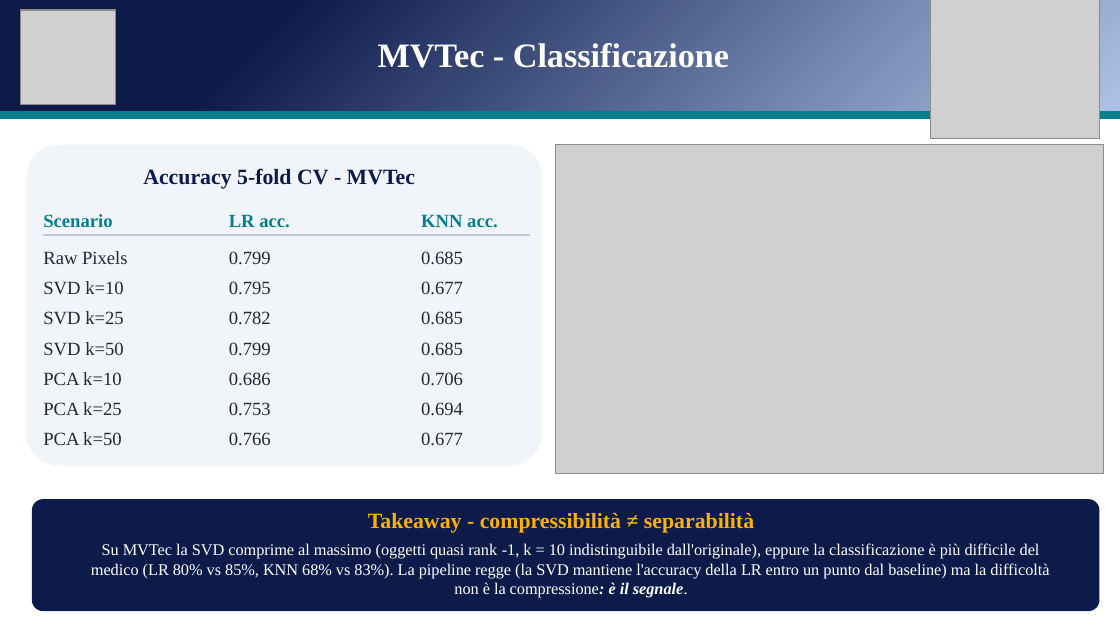
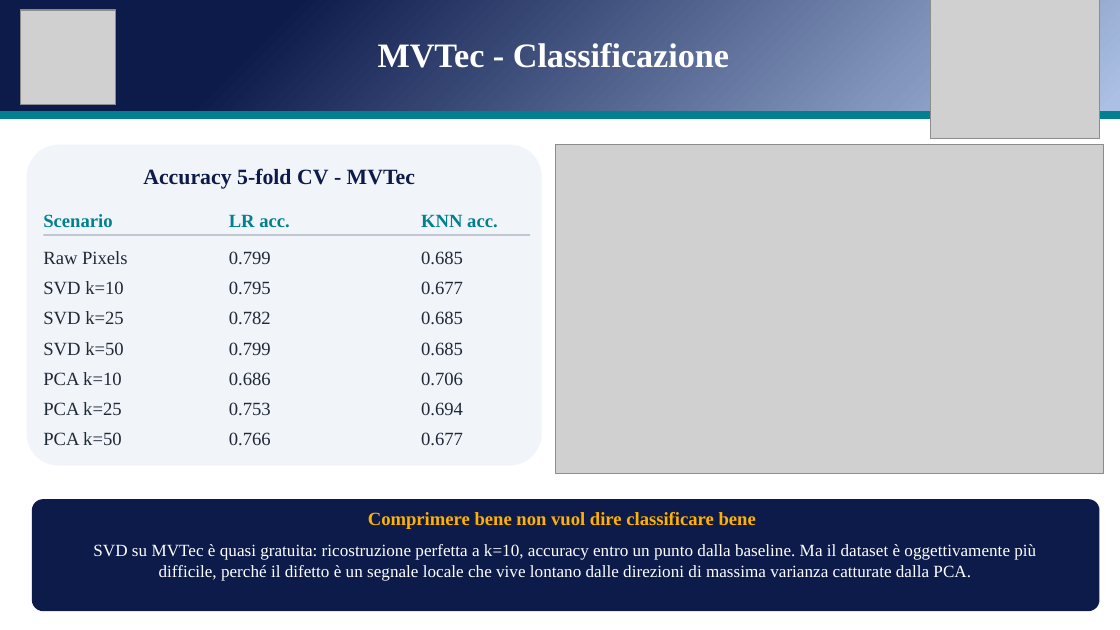
Before and after one commit to andreapatruno1/Image-Compression-and-Analysis, a slide deck: slide 20 of docs/SVD e PCA per l'analisi di immagini mediche.pptx. Drawn at 1120x630 pixels with LibreOffice and Linux fonts; fonts in the diff are those of the drawing; grey boxes stand for pictures. Boxes give left, top, right and bottom in pixels: in the first picture for what was removed or moved away, otherwise in the second. Text is boxed around its words. In the diff, an @@ line names an element or a change of style, - is before the commit and + after.

```diff
--- a/docs/SVD e PCA per l'analisi di immagini mediche.pptx
+++ b/docs/SVD e PCA per l'analisi di immagini mediche.pptx
@@ text at <box>368,512,756,529</box>: text changed; size 14 to 12 pt @@
-Takeaway - compressibilità ≠ separabilità
+Comprimere bene non vuol dire classificare bene
@@ text at <box>93,544,1036,581</box>: text changed; size 10.5 to 11 pt @@
-Su MVTec la SVD comprime al massimo (oggetti quasi rank -1, k = 10 indistinguibile dall'originale), eppure la classificazione è più difficile del medico (LR 80% vs 85%, KNN 68% vs 83%). La pipeline regge (la SVD mantiene l'accuracy della LR entro un punto dal baseline) ma la difficoltà non è la compressione: è il segnale.
+SVD su MVTec è quasi gratuita: ricostruzione perfetta a k=10, accuracy entro un punto dalla baseline. Ma il dataset è oggettivamente più difficile, perché il difetto è un segnale locale che vive lontano dalle direzioni di massima varianza catturate dalla PCA.
```
Also in this commit, not shown: 3 other slides changed.
